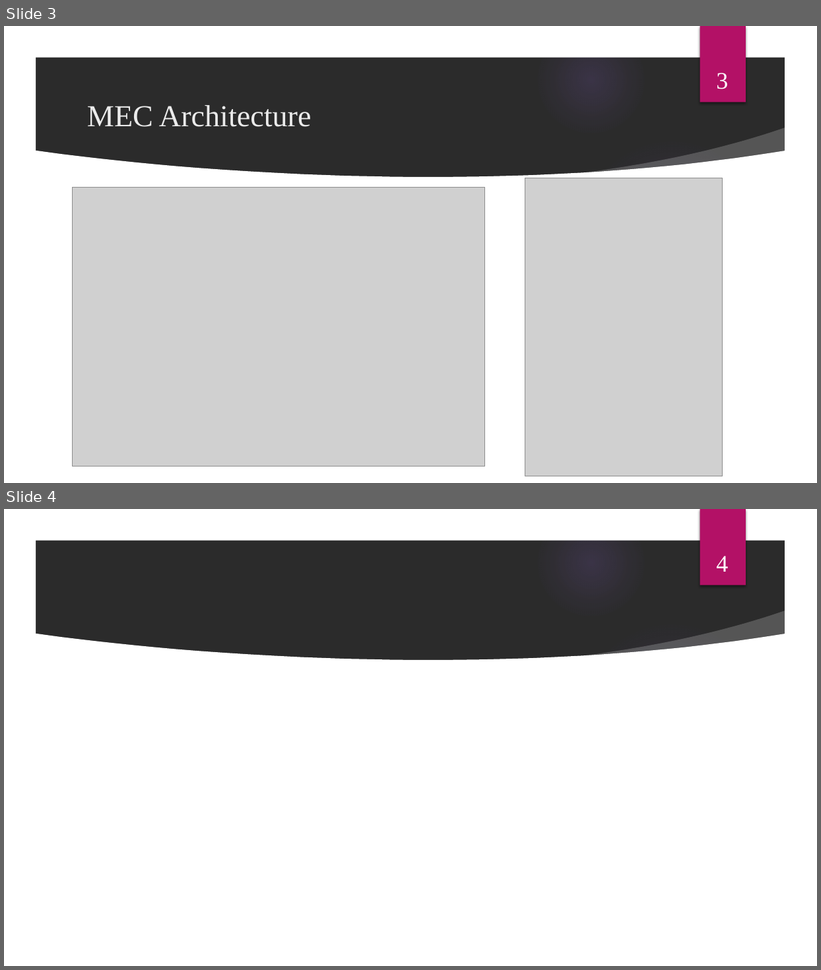
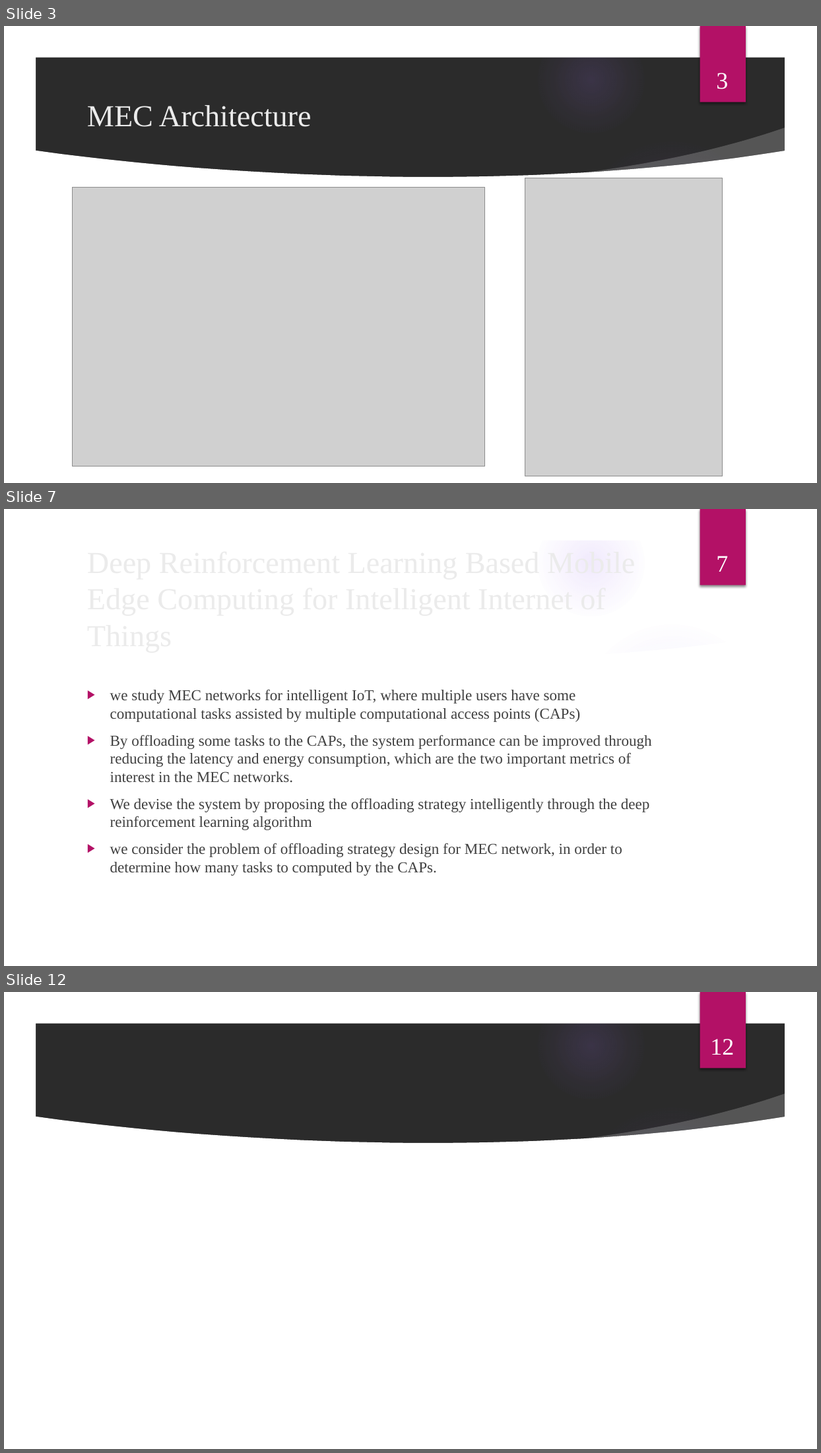
Before and after one commit to mkm1992/phd-project, a slide deck: MEC.pptx. Shown one above the other, each under a label of ours: slides 3 and 4 before the commit, slides 3, 7 and 12 after it; the slides between them are not shown. The pictures are 821x970 and 821x1453 pixels, drawn with LibreOffice and Linux fonts; fonts in the diff are those of the drawing; grey boxes stand for pictures; background and template pictures are left out; a plain dark background stands for a picture behind light text. Boxes give left, top, right and bottom in pixels: in the first picture for what was removed or moved away, otherwise in the second. Text is boxed around its words. In the diff, an @@ line names an element or a change of style, - is before the commit and + after.

```diff
--- a/MEC.pptx
+++ b/MEC.pptx
@@ slide 7 added at bbox=[4, 509, 817, 966], background picture (left out); not listed: 9 template elements that a slide beside it also shows @@
@@ page number added at bbox=[716, 556, 728, 572], 28 pt, text #FFFFFF @@
+7
@@ text added at bbox=[110, 690, 652, 876], 18 pt, text #404040 @@
+▶ we study MEC networks for intelligent IoT, where multiple users have some computational tasks assisted by multiple computational access points (CAPs)
+▶ By offloading some tasks to the CAPs, the system performance can be improved through reducing the latency and energy consumption, which are the two important metrics of interest in the MEC networks.
+▶ We devise the system by proposing the offloading strategy intelligently through the deep reinforcement learning algorithm
+▶ we consider the problem of offloading strategy design for MEC network, in order to determine how many tasks to computed by the CAPs.
@@ title added at bbox=[110, 799, 650, 854], 36 pt, text #EBEBEB @@
+Deep Reinforcement Learning Based Mobile Edge Computing for Intelligent Internet of Things
@@ what was slide 4 is now slide 12 @@
@@ page number at bbox=[710, 1039, 734, 1055]: text changed @@
-4
+12
```
Also in this commit, not shown: 7 other slides added.
